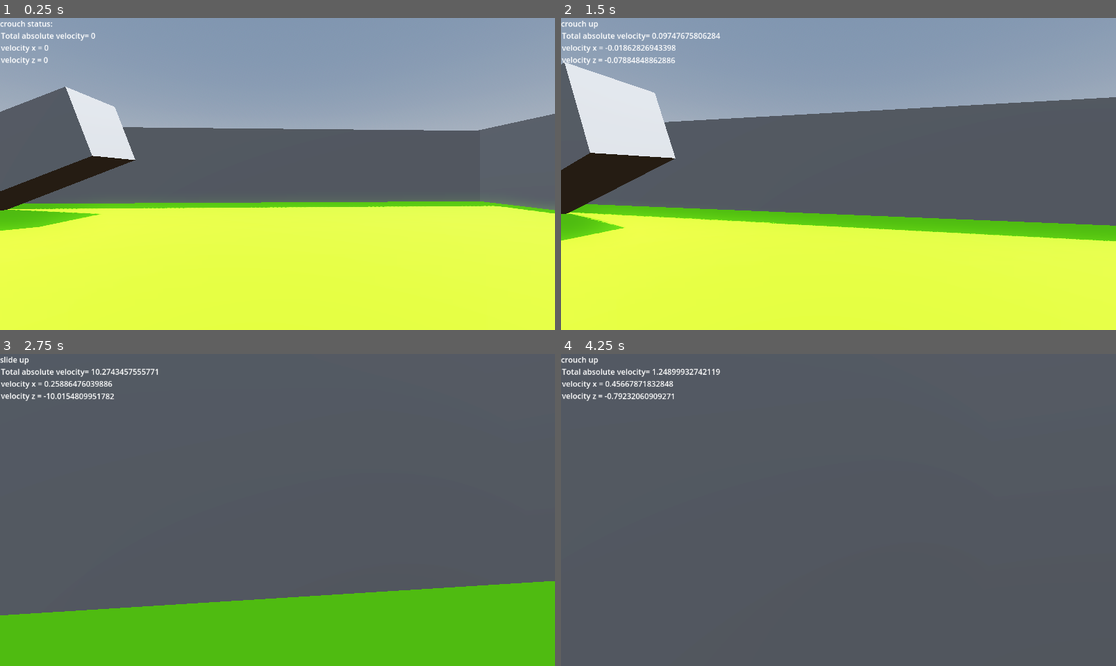
Above: before the commit, frames 1-4 (two rows, left to right).
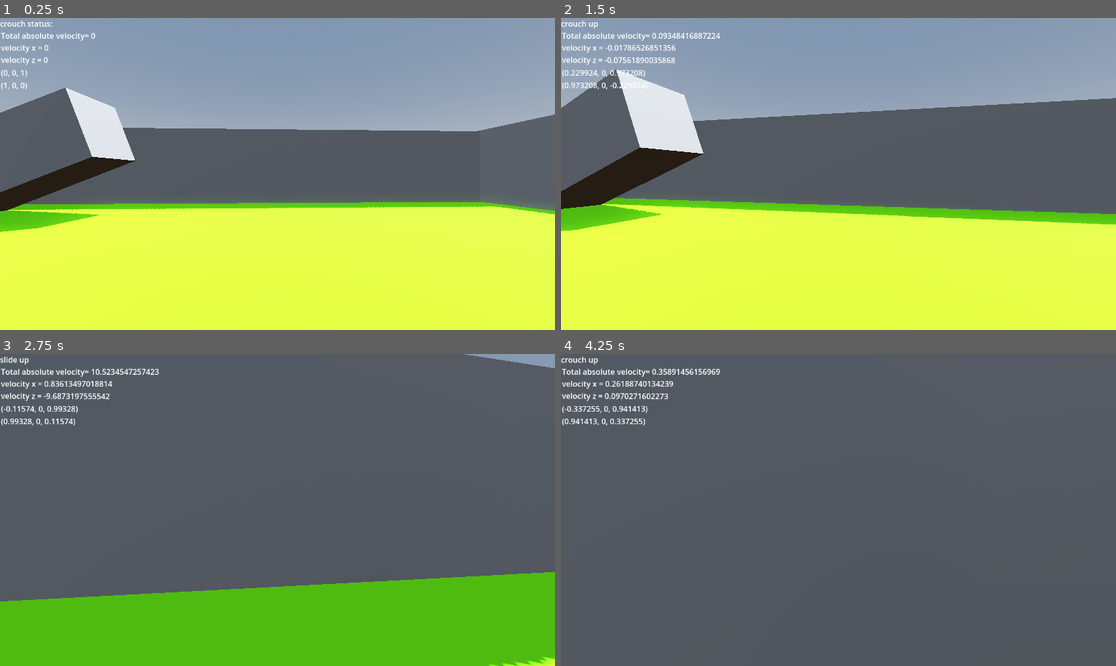
Above: after the commit, the same moments.

Repository: wyttnytt/MAC
Game: Godot game, scene res://world.tscn
The game is run twice, just before and just after one commit, with the same random seed, the same clock (stepped at 60 frames per second) and the same inputs.
Inputs (mouse positions are in pixels of both pictures, inside the frame that each line leads up to):
- Up to frame 1 (0.25 s): no input
- Up to frame 2 (1.5 s): move the mouse to (866, 174) at 0.52 s; hold W (forward) from 0.53 s (still down); tap Shift (crouch) at 0.6, 1.35 s; tap Space (jump) at 0.77 s; move the mouse to (810, 174) at 1.27 s
- Up to frame 3 (2.75 s): keep holding W (forward); tap Space (jump) at 1.52 s; move the mouse to (288, 503) at 2.02 s; hold Ctrl (sprint) from 2.03 s (still down); tap Shift (crouch) at 2.3 s
- Up to frame 4 (4.25 s): keep holding W (forward); move the mouse to (832, 516) at 2.77 s; release Ctrl (sprint) at 2.78 s; tap Shift (crouch) at 2.85, 3.6 s; tap Space (jump) at 3.02, 3.77 s; move the mouse to (877, 513) at 3.52 s

The runs differ from the first frame. In frame 1, 1.0% of the frame differs, in the area x 0-100%, y 16-69%; in frame 2, 12%, in the area x 0-100%, y 4-72%; in frame 3, 4.8%; in frame 4, 0.7%.

Commit message:
sus slide, fixed buncha bugs

Diff:
--- a/playermovement.gd
+++ b/playermovement.gd
@@ -27,6 +27,12 @@
 var jump_vector = Vector3(-100,-JUMP_HEIGHT,-100)
 var crouch_check = false
 var slide_check = false
+var fixed_direction = 0
+var lock_direction = false
+var test1 = 0
+var test2 = 0
+var test3 = Vector3.ZERO
+var last_input = Vector3.ZERO
 @onready var head = $Head
 @onready var camera = $Head/Camera3D
 @onready var coyote = $CoyoteTimer
@@ -44,6 +50,8 @@
 @onready var label2 = $"../total_linear_velocity"
 @onready var label3 = $"../Linear_x"
 @onready var label4 = $"../Linear_v"
+@onready var central_force_label_z := $"../central_force_z"
+@onready var central_force_label_x := $"../central_force_x"
 # Called when the node enters the scene tree for the first time.
 func _ready() -> void:
 	self.set_contact_monitor(true)
@@ -88,13 +96,13 @@
 # Called every frame. 'delta' is the elapsed time since the previous frame.
 func _touching_wall(vector) -> Vector3:
 	if front_collided:
-		vector.z = clamp(vector.z,0,1)
+		vector.z = clamp(vector.z,-0.5,1)
 	if back_collided:
-		vector.z = clamp(vector.z,-1,0)
+		vector.z = clamp(vector.z,-1,0.5)
 	if left_collided:
-		vector.x = clamp(vector.x,0,1)
+		vector.x = clamp(vector.x,-0.5,1)
 	if right_collided:
-		vector.x = clamp(vector.x,-1,0)
+		vector.x = clamp(vector.x,-1,0.5)
 	return vector
 
 func _process(delta: float) -> void:
@@ -102,10 +110,27 @@
 	label3.text = "velocity x = " + str(linear_velocity.x)
 	label4.text = "velocity z = " + str(linear_velocity.z)
 	var input:= Vector3.ZERO
-	input.x = Input.get_axis("left", "right")
-	input.z = Input.get_axis("forward", "back")
+	if not slide_check:
+		input.x = Input.get_axis("left", "right")
+		input.z = Input.get_axis("forward", "back")
+		test1 = input.x
+		test2 = input.z
+		test3 = input
+		linear_damp = 2
+
 	input = _touching_wall(input)
-	input = (head.transform.basis * input).normalized()
+	if slide_check:
+		linear_damp = 0.1
+		if not lock_direction:
+			last_input = input
+			fixed_direction = head.transform.basis
+			#print((fixed_direction * Vector3(10, 0, 10)).normalized())
+			apply_central_impulse(last_input * Vector3(10, 0, 10))
+		input = (fixed_direction * input).normalized()
+		lock_direction = true
+	else:
+		lock_direction = false
+		input = (head.transform.basis * input).normalized()
 	var v = sqrt(pow(linear_velocity.x,2)+pow(linear_velocity.y,2)+pow(linear_velocity.z,2))
 	is_on_floor = _touching_floor()
 	is_roofed = _uncrouch_collision()
@@ -113,7 +138,8 @@
 		apply_central_impulse(Vector3(input.x,1.0*JUMP_HEIGHT,input.z))
 	elif abs(v) < MAX_WALK_SPEED:
 		if not is_on_floor:
-			linear_damp = 0.2
+			if crouch == -1:
+				linear_damp = 0.2
 			set_inertia(jump_vector)
 			set_gravity_scale(1.5)
 			apply_central_impulse(input*AIR_SPEED*delta)
@@ -133,7 +159,7 @@
 		crouch = 0
 		$"../AnimationPlayer".play("crouch")
 		label.text = "crouch down"
-		linear_damp = 3
+		linear_damp = 8
 		linear_velocity = Vector3(0,0,0)
 		crouch_check = true
 	if crouch == -1 and not is_roofed and abs(linear_velocity.x)+abs(linear_velocity.z)<10 and not slide_check:
@@ -161,7 +187,8 @@
 		else:
 			thirdperson = false
 			camera.current = true
-
+	central_force_label_x.text = str(head.transform.basis.x)
+	central_force_label_z.text = str(head.transform.basis.z)
 
 
 
--- a/project.godot
+++ b/project.godot
@@ -14,6 +14,10 @@
 run/main_scene="res://world.tscn"
 config/features=PackedStringArray("4.3", "Forward Plus")
 config/icon="res://icon.svg"
+
+[filesystem]
+
+import/blender/enabled=false
 
 [input]
 
--- a/world.tscn
+++ b/world.tscn
@@ -434,6 +434,20 @@
 }
 metadata/_editor_floor_ = Vector3(0, 4, 0)
 
+[node name="central_force_z" type="Label" parent="."]
+offset_left = 2.0
+offset_top = 102.0
+offset_right = 62.0
+offset_bottom = 125.0
+text = "central force z"
+
+[node name="central_force_x" type="Label" parent="."]
+offset_left = 2.0
+offset_top = 128.0
+offset_right = 101.0
+offset_bottom = 151.0
+text = "central force x"
+
 [connection signal="body_entered" from="CharacterBody3D/RigidBody3D" to="RigidBody3D" method="_on_rigid_body_3d_body_entered"]
 [connection signal="body_exited" from="CharacterBody3D/RigidBody3D" to="RigidBody3D" method="_on_rigid_body_3d_body_exited"]
 [connection signal="body_shape_entered" from="RigidBody3D/Head/back" to="RigidBody3D" method="_on_back_body_shape_entered"]
Not shown: 6 places in tiles.tres that only renumber resources
